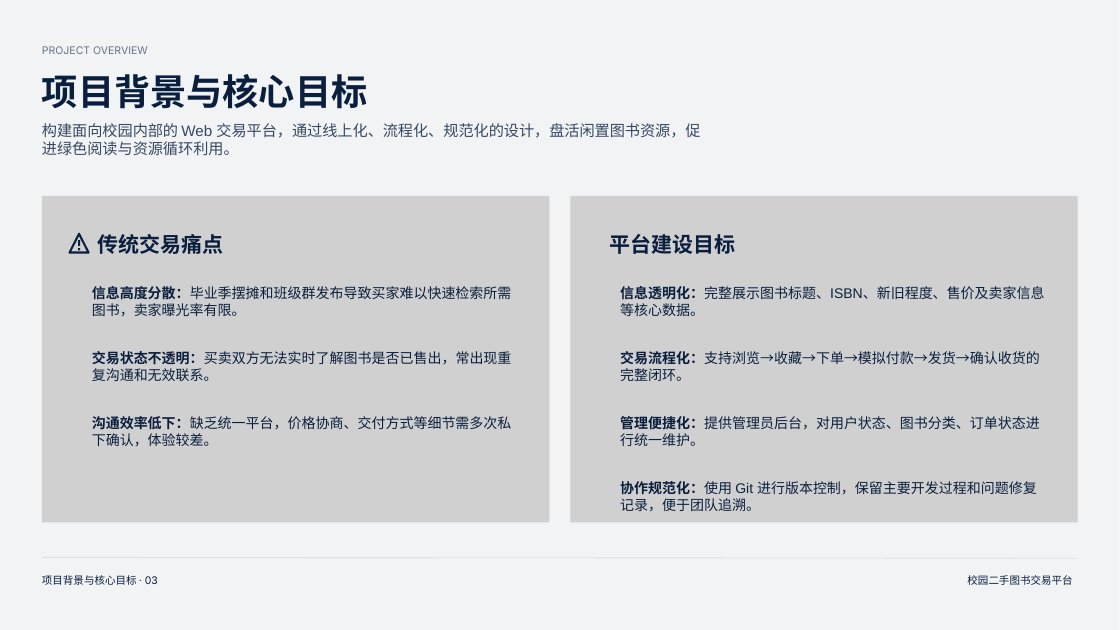
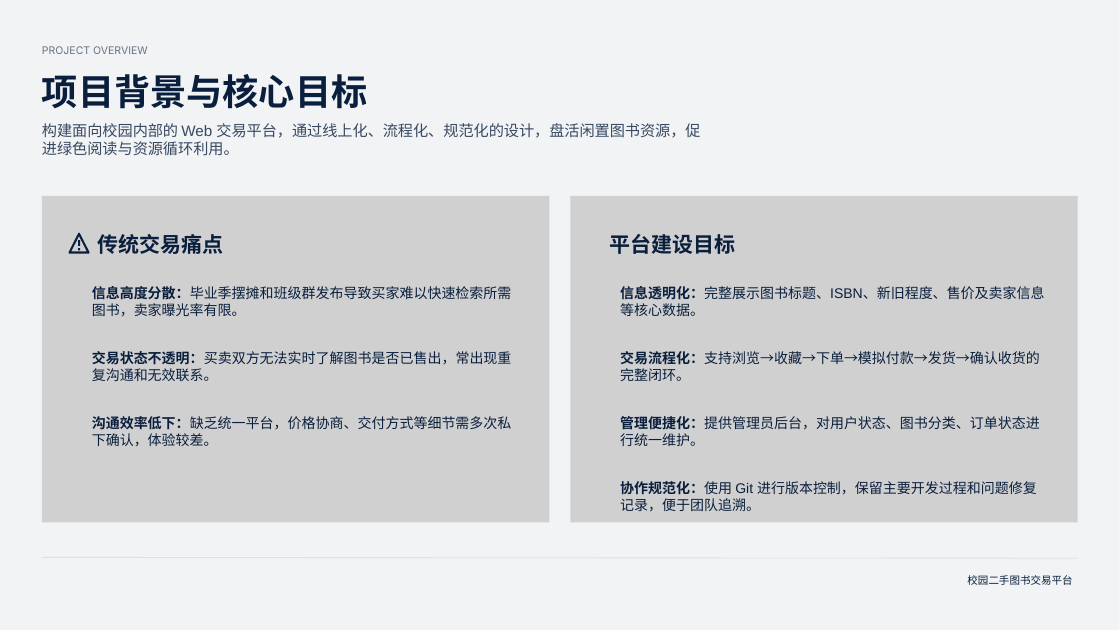
Before and after one commit to fonkin-red/campus-book-trade, a slide deck: slide 3 of docs/report/校园二手图书交易平台 - 项目结项答辩.pptx. Drawn at 1120x630 pixels with LibreOffice and Linux fonts; fonts in the diff are those of the drawing; grey boxes stand for pictures. Boxes give left, top, right and bottom in pixels: in the first picture for what was removed or moved away, otherwise in the second. Text is boxed around its words. In the diff, an @@ line names an element or a change of style, - is before the commit and + after.

```diff
--- a/docs/report/校园二手图书交易平台 - 项目结项答辩.pptx
+++ b/docs/report/校园二手图书交易平台 - 项目结项答辩.pptx
@@ text removed at (42, 575, 158, 585) @@
-项目背景与核心目标 · 03
```
Also in this commit, not shown: 8 other slides changed.
